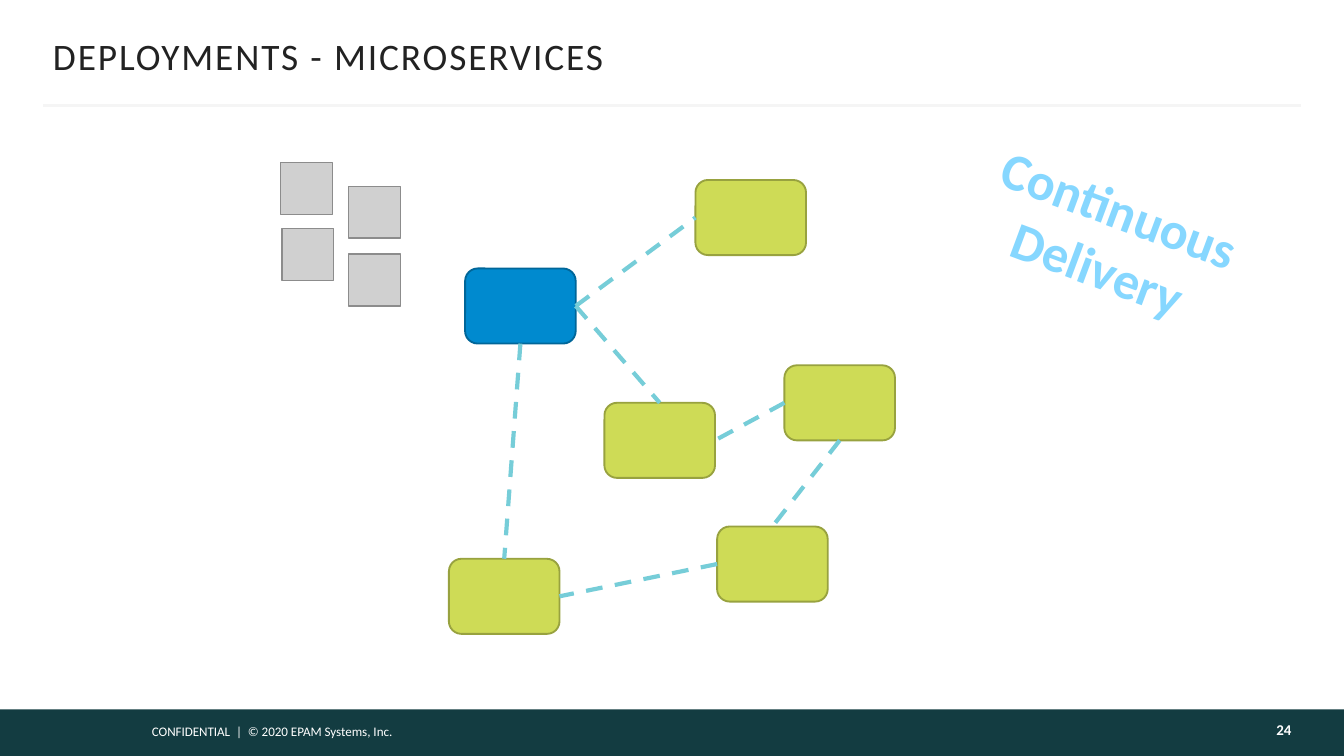
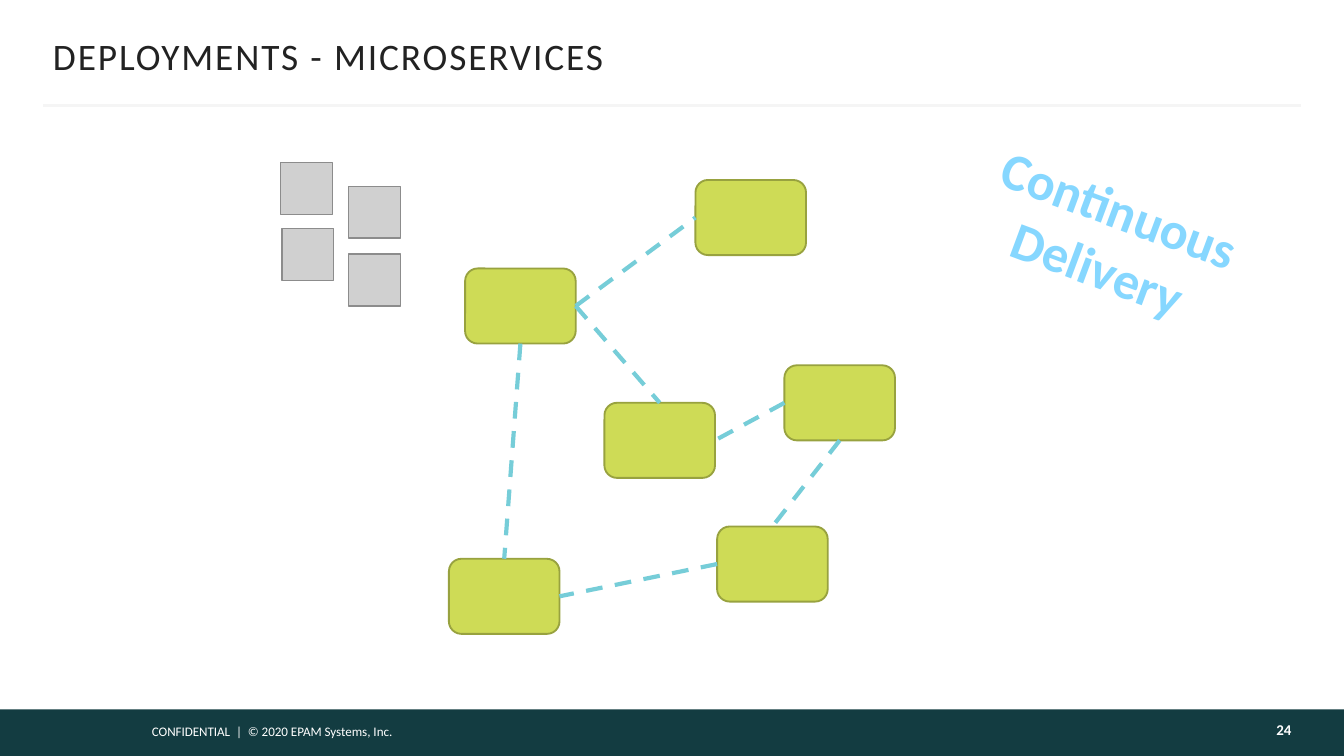
Before and after one commit to gitaroktato/introduction-to-microservices, a slide deck: slide 24 of lecture_2_monolith_vs_microservices.pptx. Drawn at 1344x756 pixels with LibreOffice and Linux fonts; fonts in the diff are those of the drawing; grey boxes stand for pictures; background and template pictures are left out. Boxes give left, top, right and bottom in pixels: in the first picture for what was removed or moved away, otherwise in the second. Text is boxed around its words. In the diff, an @@ line names an element or a change of style, - is before the commit and + after.

```diff
--- a/lecture_2_monolith_vs_microservices.pptx
+++ b/lecture_2_monolith_vs_microservices.pptx
@@ rounded rectangle at bbox=[465, 269, 575, 344]: fill #008ACF to #CEDB56; outline #006699 1 pt to #98A240 1 pt @@
```
Also in this commit, not shown: 4 other slides changed, 4 slides added.
